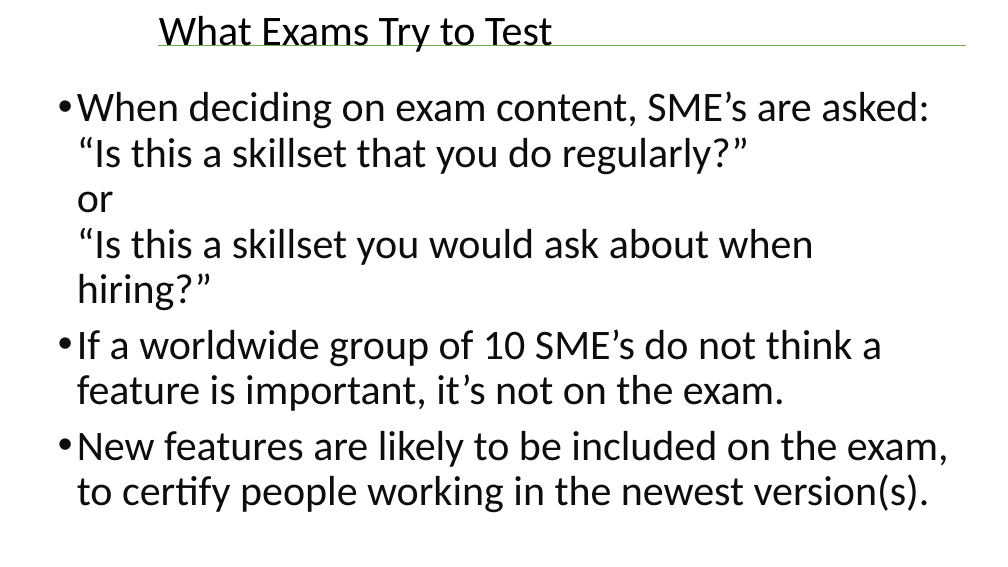
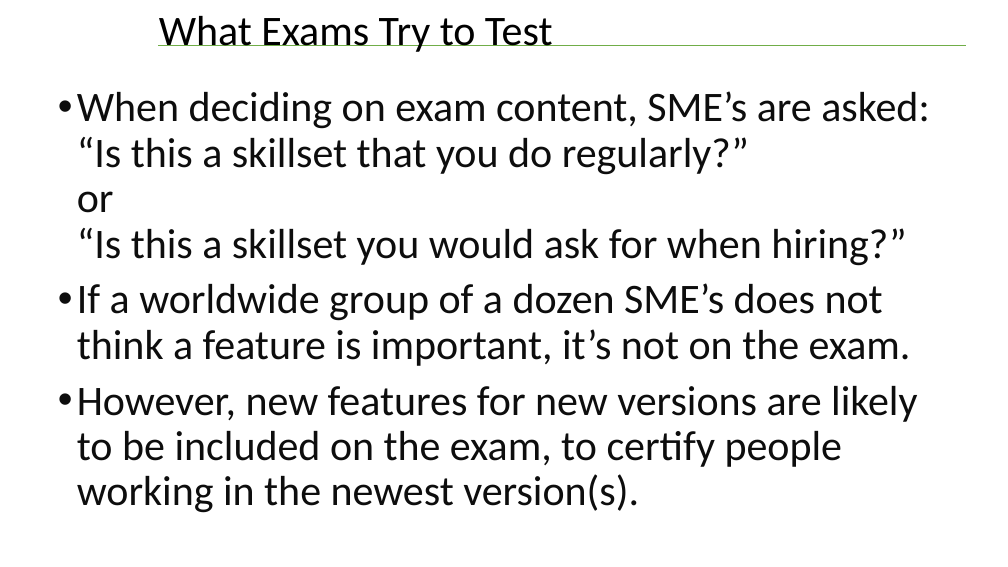
Before and after one commit to williamadba/Public-Presentations, a slide deck: slide 5 of Lunch and Learns/Think Like a Certification Exam.pptx. Drawn at 1008x567 pixels with LibreOffice and Linux fonts; fonts in the diff are those of the drawing. Boxes give left, top, right and bottom in pixels: in the first picture for what was removed or moved away, otherwise in the second. Text is boxed around its words. In the diff, an @@ line names an element or a change of style, - is before the commit and + after.

```diff
--- a/Lunch and Learns/Think Like a Certification Exam.pptx
+++ b/Lunch and Learns/Think Like a Certification Exam.pptx
@@ text at (77,91,929,513): text changed @@
-• When deciding on exam content, SME’s are asked:
-  “Is this a skillset that you do regularly?”
-  or
-  “Is this a skillset you would ask about when hiring?”
-• If a worldwide group of 10 SME’s do not think a feature is important, it’s not on the exam.
-• New features are likely to be included on the exam, to certify people working in the newest version(s).
+• When deciding on exam content, SME’s are asked:
+  “Is this a skillset that you do regularly?”
+  or
+  “Is this a skillset you would ask for when hiring?”
+• If a worldwide group of a dozen SME’s does not think a feature is important, it’s not on the exam.
+• However, new features for new versions are likely to be included on the exam, to certify people working in the newest version(s).
```
Also in this commit, not shown: 5 other slides changed, 1 other file.
